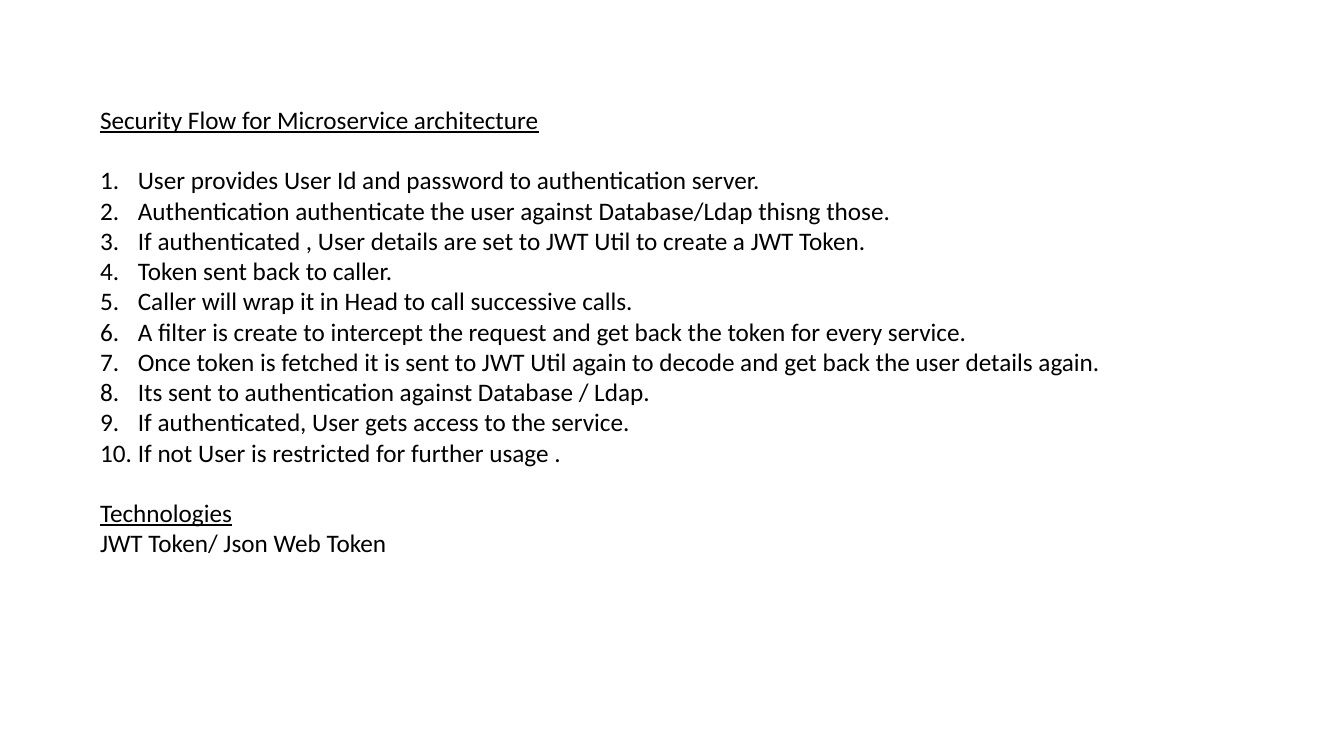
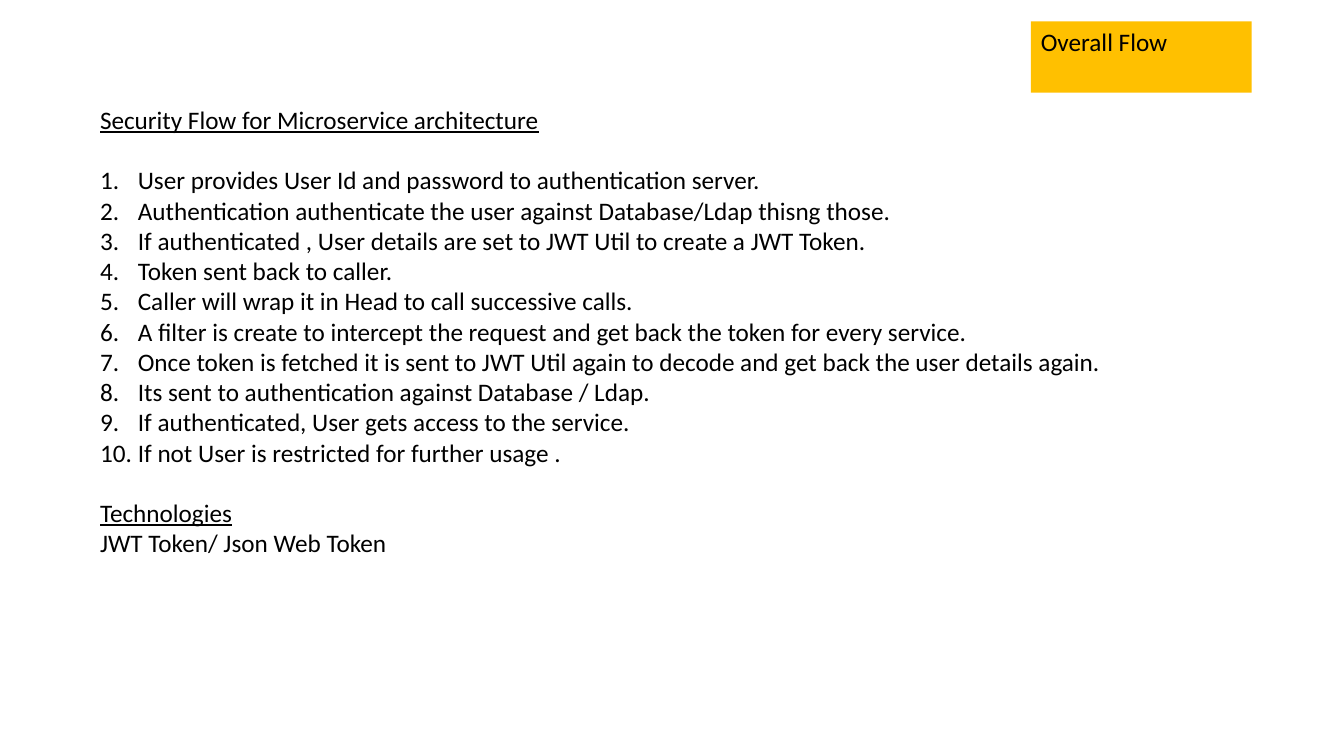
Before and after one commit to krishmetalhead/microservices, a slide deck: slide 11 of Microservice_Architecture_Defined.pptx (slide 8 before the commit). Drawn at 1344x756 pixels with LibreOffice and Linux fonts; fonts in the diff are those of the drawing. Boxes give left, top, right and bottom in pixels: in the first picture for what was removed or moved away, otherwise in the second. Text is boxed around its words. In the diff, an @@ line names an element or a change of style, - is before the commit and + after.

```diff
--- a/Microservice_Architecture_Defined.pptx
+++ b/Microservice_Architecture_Defined.pptx
@@ rectangle added at [1031,21,1252,93], fill #FFC000, 18 pt, text #000000 @@
+Overall Flow
```
Also in this commit, not shown: 4 other slides changed, 31 slides added, 14 slides removed.
